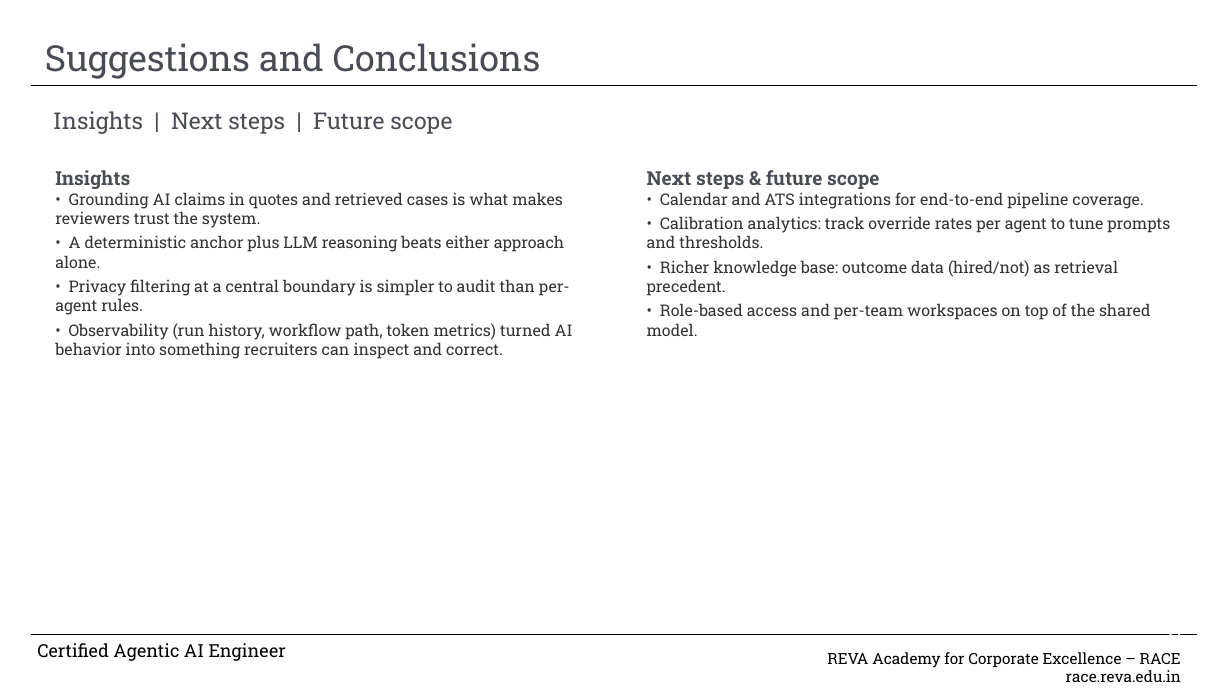
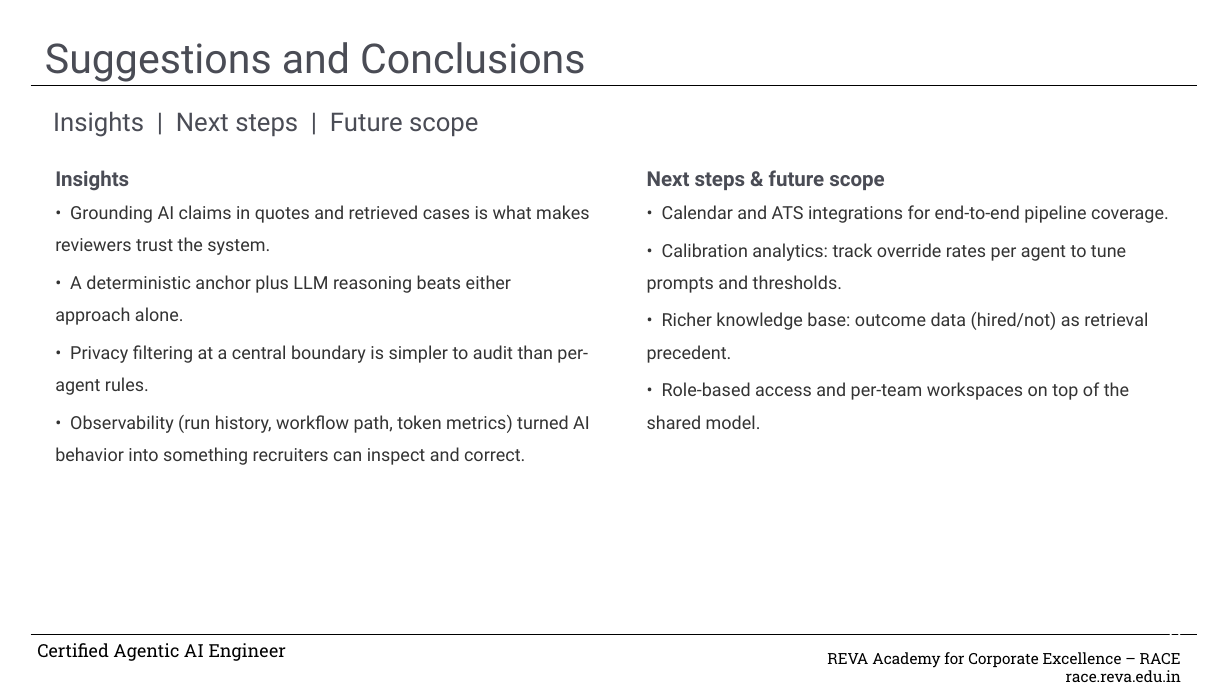
Before and after one commit to adaptiverajat/hire-lens, a slide deck: slide 11 of documentation/HireLens_Capstone_Final_Submission.pptx. Drawn at 1232x693 pixels with LibreOffice and Linux fonts; fonts in the diff are those of the drawing; background and template pictures are left out. Boxes give left, top, right and bottom in pixels: in the first picture for what was removed or moved away, otherwise in the second. Text is boxed around its words. In the diff, an @@ line names an element or a change of style, - is before the commit and + after.

Commit message:
Changed font on PPT and updated card top margin by 20px

```diff
--- a/documentation/HireLens_Capstone_Final_Submission.pptx
+++ b/documentation/HireLens_Capstone_Final_Submission.pptx
@@ title "Suggestions and Conclusions" at box(45, 42, 585, 82): size 28 to 32 pt, font Roboto Slab to Roboto @@
@@ text "Insights | Next steps | ..." at box(53, 111, 478, 137): size 18 to 20 pt, font Roboto Slab to Roboto @@
@@ text "Insights" at box(55, 170, 590, 465): size 15 to 16 pt in "Insights"; font Roboto Slab to Roboto, size 12.5 to 14 pt; line spacing 1 to 1.5 @@
@@ text "Next steps & future scope" at box(647, 170, 1169, 429): size 15 to 16 pt in "Next steps & future scope"; font Roboto Slab to Roboto, size 12.5 to 14 pt; line spacing 1 to 1.5 @@
```
Also in this commit, not shown: 9 other slides changed, 1 other file.
